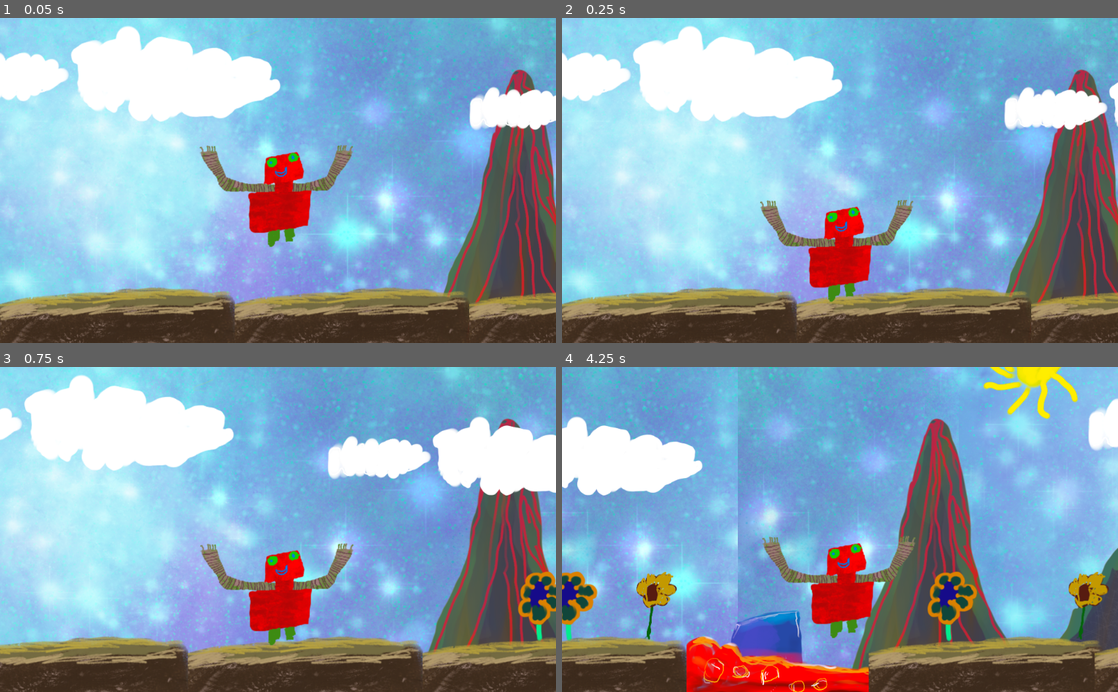
Above: before the commit, frames 1-4 (two rows, left to right).
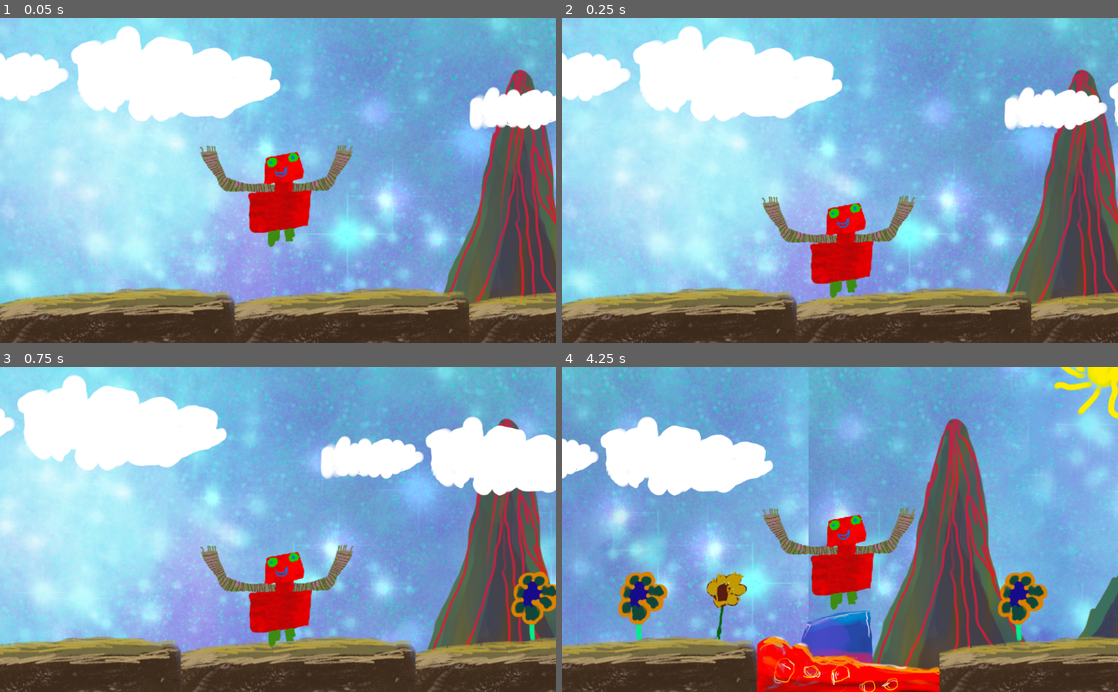
Above: after the commit, the same moments.

Repository: fistons/un-monstre-terrifiant
Game: Godot game, scene res://levels/level1.tscn
Two runs of this game, one before a commit and one after it. Both use one fixed random seed, a clock stepped at 60 frames per second and the inputs below.
Inputs:
- Up to frame 1 (0.05 s): no input
- Up to frame 2 (0.25 s): no input
- Up to frame 3 (0.75 s): hold D (right) from 0.53 s (still down)
- Up to frame 4 (4.25 s): tap Space (jump) at 0.77, 1.52, 3.02, 3.77 s; release D (right) at 2.03 s; hold Q (left) 2.03-2.78 s; hold D (right) from 2.78 s (still down)

Frame 1 is identical in both runs. In frame 2, 1.8% of the frame differs, in the area x 35-64%, y 54-88%; in frame 3, 15%; in frame 4, 54%, in the area x 0-100%, y 0-100%.

Commit message:
Change collision form to something that not glide

Diff:
--- a/levels/MountainTiles.tscn
+++ b/levels/MountainTiles.tscn
@@ -6,7 +6,10 @@
 [ext_resource path="res://gfx/bloc.png" type="Texture" id=4]
 [ext_resource path="res://gfx/upground.png" type="Texture" id=5]
 
-[sub_resource type="RectangleShape2D" id=9]
+[sub_resource type="RectangleShape2D" id=10]
+extents = Vector2( 216, 48 )
+
+[sub_resource type="RectangleShape2D" id=18]
 extents = Vector2( 261.5, 15.5 )
 
 [node name="Node2D" type="Node2D"]
@@ -21,8 +24,9 @@
 
 [node name="StaticBody2D" type="StaticBody2D" parent="ground"]
 
-[node name="CollisionPolygon2D" type="CollisionPolygon2D" parent="ground/StaticBody2D"]
-polygon = PoolVector2Array( 218, 59, 217, -35, 205, -49, -10, -48, -216, -25, -217, 56 )
+[node name="CollisionShape2D" type="CollisionShape2D" parent="ground/StaticBody2D"]
+position = Vector2( 0, 11 )
+shape = SubResource( 10 )
 
 [node name="lava" type="Sprite" parent="."]
 position = Vector2( 824, 420 )
@@ -35,7 +39,7 @@
 polygon = PoolVector2Array( -168, 63, -171, -47, -137, -60, -120, -56, -110, -41, -87, -50, -78, -45, -69, -23, 2, -23, 14, -15, 147, 0, 170, -2, 171, 62 )
 
 [node name="water" type="Sprite" parent="."]
-position = Vector2( 296, 207 )
+position = Vector2( 283, 225 )
 texture = ExtResource( 4 )
 __meta__ = {
 "_edit_group_": true
--- a/levels/tileset.tres
+++ b/levels/tileset.tres
@@ -6,31 +6,34 @@
 [ext_resource path="res://gfx/bloc.png" type="Texture" id=4]
 [ext_resource path="res://gfx/upground.png" type="Texture" id=5]
 
-[sub_resource type="ConvexPolygonShape2D" id=1]
-points = PoolVector2Array( -217, 56, -216, -25, -10, -48, 205, -49, 217, -35, 218, 59 )
+[sub_resource type="RectangleShape2D" id=10]
+extents = Vector2( 216, 48 )
 
-[sub_resource type="ConvexPolygonShape2D" id=2]
+[sub_resource type="ConvexPolygonShape2D" id=11]
 points = PoolVector2Array( 147, 0, 170, -2, 171, 62, -168, 63 )
 
-[sub_resource type="ConvexPolygonShape2D" id=3]
+[sub_resource type="ConvexPolygonShape2D" id=12]
 points = PoolVector2Array( 14, -15, 147, 0, -168, 63 )
 
-[sub_resource type="ConvexPolygonShape2D" id=4]
+[sub_resource type="ConvexPolygonShape2D" id=13]
 points = PoolVector2Array( 2, -23, 14, -15, -168, 63, -69, -23 )
 
-[sub_resource type="ConvexPolygonShape2D" id=5]
+[sub_resource type="ConvexPolygonShape2D" id=14]
 points = PoolVector2Array( -69, -23, -168, 63, -171, -47, -110, -41 )
 
-[sub_resource type="ConvexPolygonShape2D" id=6]
+[sub_resource type="ConvexPolygonShape2D" id=15]
 points = PoolVector2Array( -110, -41, -87, -50, -78, -45, -69, -23 )
 
-[sub_resource type="ConvexPolygonShape2D" id=7]
+[sub_resource type="ConvexPolygonShape2D" id=16]
 points = PoolVector2Array( -110, -41, -171, -47, -137, -60, -120, -56 )
 
-[sub_resource type="ConvexPolygonShape2D" id=8]
+[sub_resource type="ConvexPolygonShape2D" id=17]
 points = PoolVector2Array( -58, 31, -58, -27, 58, -52, 65, 50 )
 
 [sub_resource type="RectangleShape2D" id=9]
+extents = Vector2( 261.5, 15.5 )
+
+[sub_resource type="RectangleShape2D" id=18]
 extents = Vector2( 261.5, 15.5 )
 
 [resource]
@@ -56,17 +59,17 @@
 1/tile_mode = 0
 1/occluder_offset = Vector2( 216.5, 58 )
 1/navigation_offset = Vector2( 216.5, 58 )
-1/shape_offset = Vector2( 216.5, 58 )
-1/shape_transform = Transform2D( 1, 0, 0, 1, 216.5, 58 )
-1/shape = SubResource( 1 )
+1/shape_offset = Vector2( 216.5, 69 )
+1/shape_transform = Transform2D( 1, 0, 0, 1, 216.5, 69 )
+1/shape = SubResource( 10 )
 1/shape_one_way = false
 1/shape_one_way_margin = 1.0
 1/shapes = [ {
 "autotile_coord": Vector2( 0, 0 ),
 "one_way": false,
 "one_way_margin": 1.0,
-"shape": SubResource( 1 ),
-"shape_transform": Transform2D( 1, 0, 0, 1, 216.5, 58 )
+"shape": SubResource( 10 ),
+"shape_transform": Transform2D( 1, 0, 0, 1, 216.5, 69 )
 } ]
 1/z_index = 0
 2/name = "lava"
@@ -172,14 +175,14 @@
 5/navigation_offset = Vector2( 272, 23.5 )
 5/shape_offset = Vector2( 272.5, 24 )
 5/shape_transform = Transform2D( 1, 0, 0, 1, 272.5, 24 )
-5/shape = SubResource( 9 )
+5/shape = SubResource( 18 )
 5/shape_one_way = false
 5/shape_one_way_margin = 1.0
 5/shapes = [ {
 "autotile_coord": Vector2( 0, 0 ),
 "one_way": false,
 "one_way_margin": 1.0,
-"shape": SubResource( 9 ),
+"shape": SubResource( 18 ),
 "shape_transform": Transform2D( 1, 0, 0, 1, 272.5, 24 )
 } ]
 5/z_index = 0
--- a/player/Player.tscn
+++ b/player/Player.tscn
@@ -5,9 +5,8 @@
 [ext_resource path="res://gfx/mountains.png" type="Texture" id=3]
 [ext_resource path="res://player/Player.gd" type="Script" id=4]
 
-[sub_resource type="CapsuleShape2D" id=1]
-radius = 64.0
-height = 54.0
+[sub_resource type="RectangleShape2D" id=1]
+extents = Vector2( 55, 87 )
 
 [node name="Player" type="KinematicBody2D"]
 script = ExtResource( 4 )
@@ -17,7 +16,7 @@
 texture = ExtResource( 1 )
 
 [node name="CollisionShape2D" type="CollisionShape2D" parent="."]
-position = Vector2( 0, -1 )
+position = Vector2( 2, 7 )
 shape = SubResource( 1 )
 
 [node name="Camera2D" type="Camera2D" parent="."]
Not shown: 2 places in levels/MountainTiles.tscn that only renumber resources
Not shown: 3 places in levels/tileset.tres that only renumber resources
